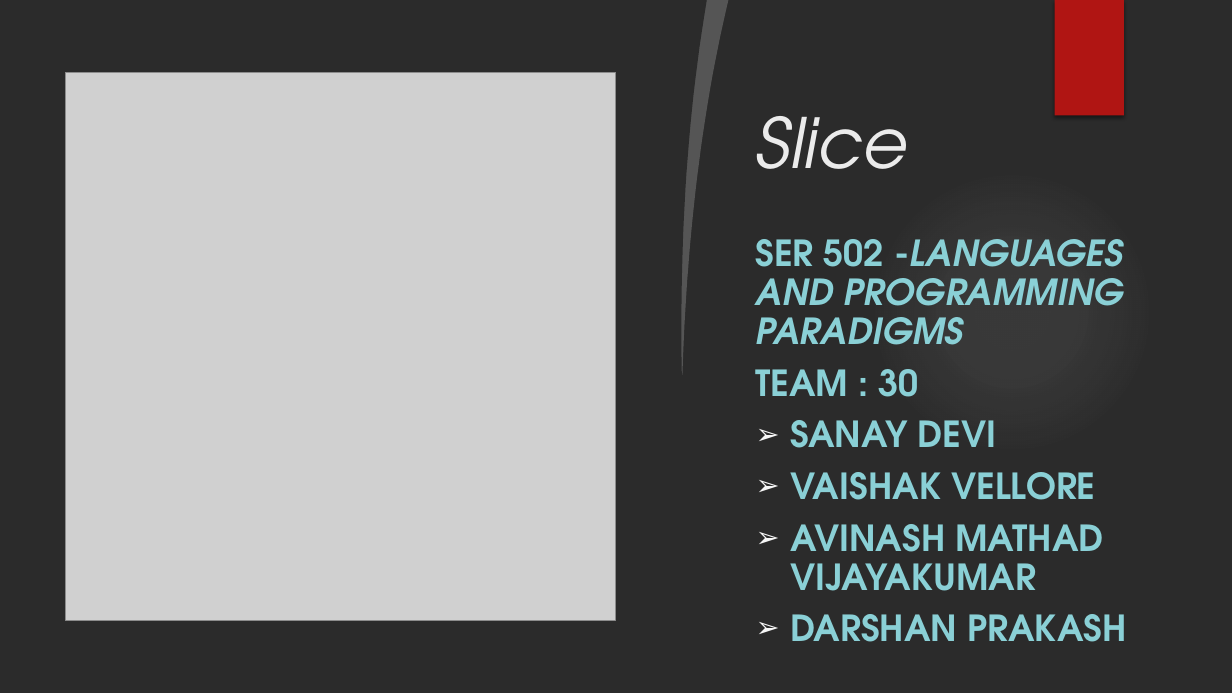
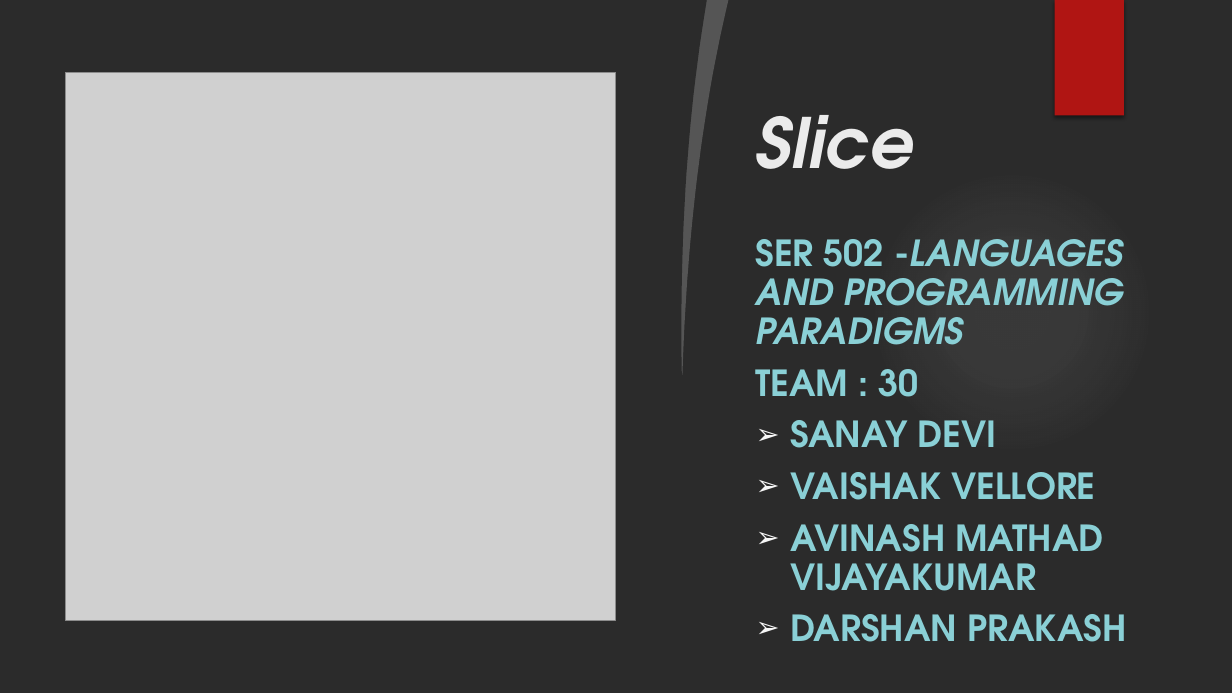
Before and after one commit to AvinashMV/SER502-Spring2018-Team30, a slide deck: slide 1 of doc/Sliceppt.pptx. Drawn at 1232x693 pixels with LibreOffice and Linux fonts; fonts in the diff are those of the drawing; grey boxes stand for pictures; background and template pictures are left out; a plain dark background stands for a picture behind light text. Boxes give left, top, right and bottom in pixels: in the first picture for what was removed or moved away, otherwise in the second. Text is boxed around its words. In the diff, an @@ line names an element or a change of style, - is before the commit and + after.

```diff
--- a/doc/Sliceppt.pptx
+++ b/doc/Sliceppt.pptx
@@ title "Slice" at [756, 115, 914, 169]: bold on @@
```
Also in this commit, not shown: 1 other slide changed, 5 slides added.
